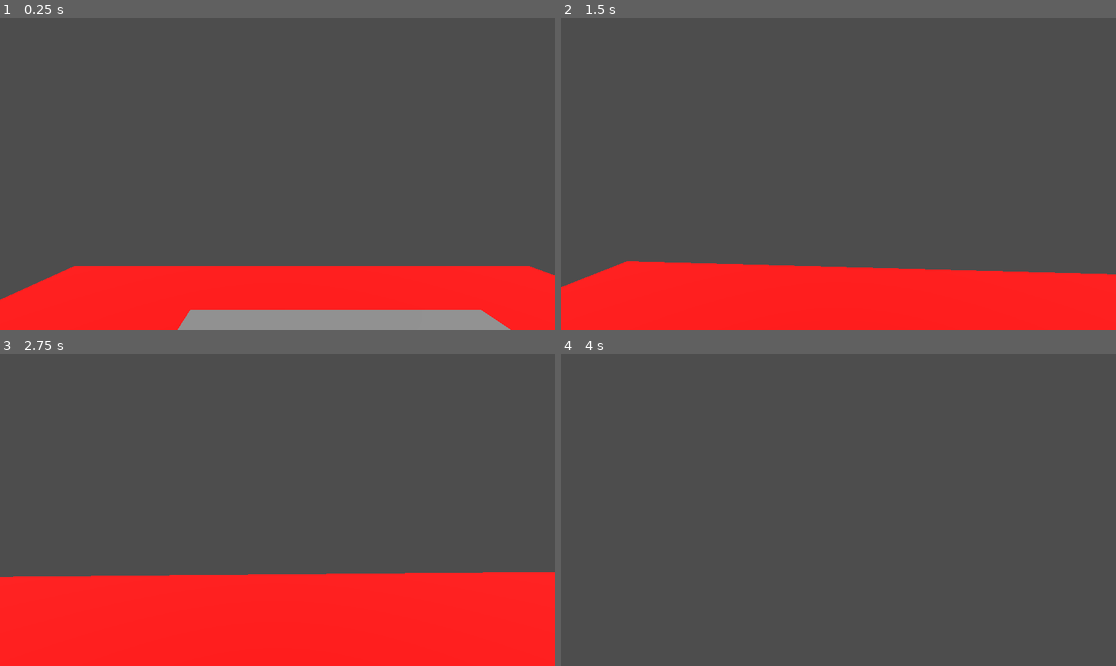
Above: before the commit, frames 1-4 (two rows, left to right).
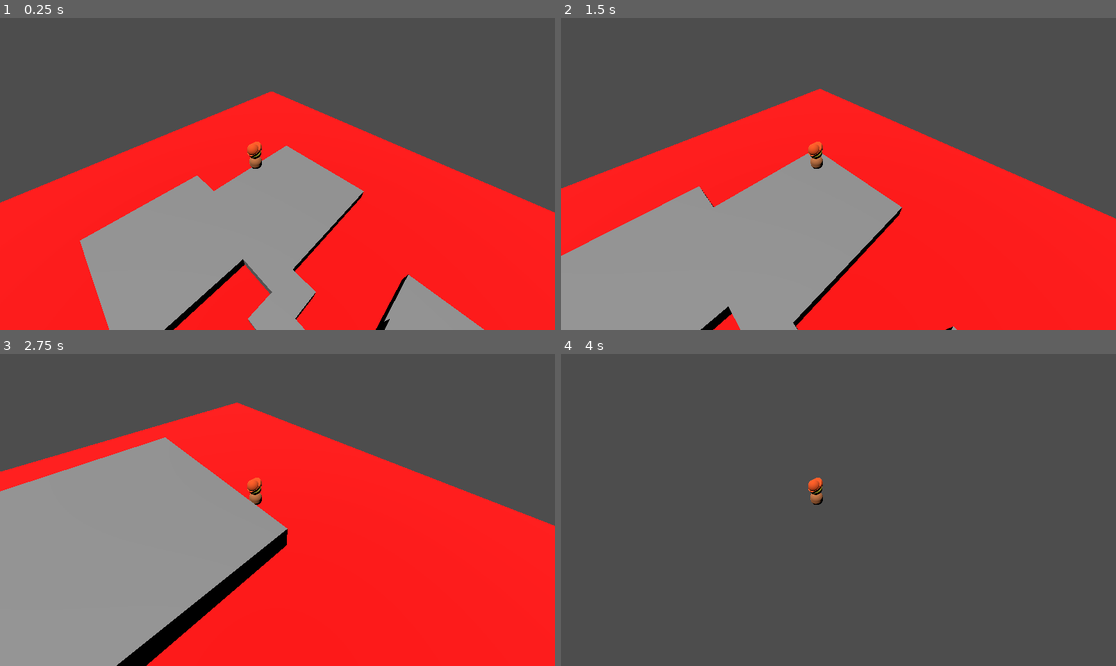
Above: after the commit, the same moments.

Repository: learnictnow/godot-3rd-person-fixed-camera
Game: Godot game, scene res://test_level/test_environment.tscn
The game is run twice, just before and just after one commit, with the same random seed, the same clock (stepped at 60 frames per second) and the same inputs.
Inputs (mouse positions are in pixels of both pictures, inside the frame that each line leads up to):
- Up to frame 1 (0.25 s): no input
- Up to frame 2 (1.5 s): tap Enter (ui_accept) at 0.5, 0.6, 0.77, 1.07, 1.35 s; move the mouse to (866, 174) at 0.52 s; hold Up (ui_up) from 0.53 s (still down); move the mouse to (810, 174) at 1.27 s
- Up to frame 3 (2.75 s): keep holding Up (ui_up); tap Enter (ui_accept) at 1.52, 1.82, 2.1 s; move the mouse to (288, 503) at 2.02 s
- Up to frame 4 (4 s): keep holding Up (ui_up); move the mouse to (832, 516) at 2.77 s; tap Enter (ui_accept) at 2.85, 3.02, 3.32, 3.6, 3.77 s; move the mouse to (877, 513) at 3.52 s

The runs differ from the first frame. In frame 1, 46% of the frame differs, in the area x 0-100%, y 23-100%; in frame 2, 49%; in frame 3, 49%, in the area x 0-100%, y 15-100%; in frame 4, 0.2%.

Commit message:
Fixed Camera added
Movement not setup for direction of player

Diff:
--- /dev/null
+++ b/Player.gd
@@ -0,0 +1,31 @@
+extends CharacterBody3D
+
+
+const SPEED = 5.0
+const JUMP_VELOCITY = 4.5
+
+# Get the gravity from the project settings to be synced with RigidBody nodes.
+var gravity = ProjectSettings.get_setting("physics/3d/default_gravity")
+
+
+func _physics_process(delta):
+	# Add the gravity.
+	if not is_on_floor():
+		velocity.y -= gravity * delta
+
+	# Handle jump.
+	if Input.is_action_just_pressed("ui_accept") and is_on_floor():
+		velocity.y = JUMP_VELOCITY
+
+	# Get the input direction and handle the movement/deceleration.
+	# As good practice, you should replace UI actions with custom gameplay actions.
+	var input_dir = Input.get_vector("ui_left", "ui_right", "ui_up", "ui_down")
+	var direction = (transform.basis * Vector3(input_dir.x, 0, input_dir.y)).normalized()
+	if direction:
+		velocity.x = direction.x * SPEED
+		velocity.z = direction.z * SPEED
+	else:
+		velocity.x = move_toward(velocity.x, 0, SPEED)
+		velocity.z = move_toward(velocity.z, 0, SPEED)
+
+	move_and_slide()
--- a/PlayerFPS.gd
+++ /dev/null
@@ -1,80 +0,0 @@
-extends CharacterBody3D
-
-const SPEED = 5.0
-const JUMP_VELOCITY = 5
-
-# Get the gravity from the project settings to be synced with RigidBody nodes.
-var gravity = ProjectSettings.get_setting("physics/3d/default_gravity")
-
-func _ready():
-	Input.mouse_mode = Input.MOUSE_MODE_CAPTURED
-
-func _input(event):
-	if event is InputEventMouseMotion:
-
-		var sensitivity = 1000
-		rotation.y -= event.relative.x / sensitivity
-		$CameraPivot.rotation.x -= event.relative.y / sensitivity
-		$CameraPivot.rotation.x = clamp($CameraPivot.rotation.x, deg_to_rad(-90), deg_to_rad(90) )
-
-func _physics_process(delta):
-	# Add the gravity.
-	if not is_on_floor():
-		velocity.y -= gravity * delta
-
-	# Handle Jump.
-	if Input.is_action_just_pressed("ui_accept") and is_on_floor():
-		velocity.y = JUMP_VELOCITY
-
-	# Get the input direction and handle the movement/deceleration.
-	# As good practice, you should replace UI actions with custom gameplay actions.
-	var input_dir = Input.get_vector("ui_left", "ui_right", "ui_up", "ui_down")
-	var direction = (transform.basis * Vector3(input_dir.x, 0, input_dir.y)).normalized()
-	if direction:
-		velocity.x = direction.x * SPEED
-		velocity.z = direction.z * SPEED
-	else:
-		velocity.x = move_toward(velocity.x, 0, SPEED)
-		velocity.z = move_toward(velocity.z, 0, SPEED)
-	move_and_slide()
-
-
-
-#extends CharacterBody3D
-#
-#@export var spawn_point: Marker3D
-#
-#const SPEED = 5.0
-#const JUMP_VELOCITY = 4.5
-#
-## Get the gravity from the project settings to be synced with RigidBody nodes.
-#var gravity = ProjectSettings.get_setting("physics/3d/default_gravity")
-#
-#func _ready():
-	#global_position = spawn_point.global_position
-#
-#func _physics_process(delta):
-	## Add the gravity.
-	#if not is_on_floor():
-		#velocity.y -= gravity * delta
-#
-	## Handle jump.
-	#if Input.is_action_just_pressed("ui_accept") and is_on_floor():
-		#velocity.y = JUMP_VELOCITY
-#
-	## Get the input direction and handle the movement/deceleration.
-	## As good practice, you should replace UI actions with custom gameplay actions.
-	#var input_dir = Input.get_vector("ui_left", "ui_right", "ui_up", "ui_down")
-	#var direction = (transform.basis * Vector3(input_dir.x, 0, input_dir.y)).normalized()
-	#if direction:
-		#velocity.x = direction.x * SPEED
-		#velocity.z = direction.z * SPEED
-	#else:
-		#velocity.x = move_toward(velocity.x, 0, SPEED)
-		#velocity.z = move_toward(velocity.z, 0, SPEED)
-#
-	#move_and_slide()
-#
-#func respawn():
-	#velocity = Vector3.ZERO
-	#global_position = spawn_point.global_position
--- a/Player.tscn
+++ b/PlayerFixed3RD.tscn
@@ -1,6 +1,6 @@
 [gd_scene load_steps=12 format=3 uid="uid://c4dyfiufsjalg"]
 
-[ext_resource type="Script" path="res://PlayerFPS.gd" id="1_b2pna"]
+[ext_resource type="Script" path="res://Player.gd" id="1_nm2aa"]
 
 [sub_resource type="CapsuleMesh" id="CapsuleMesh_utock"]
 height = 1.2
@@ -33,7 +33,7 @@
 is_hemisphere = true
 
 [node name="Player" type="CharacterBody3D" groups=["Player"]]
-script = ExtResource("1_b2pna")
+script = ExtResource("1_nm2aa")
 
 [node name="Body" type="MeshInstance3D" parent="."]
 transform = Transform3D(-1, 0, 8.74228e-08, 0, 1, 0, -8.74228e-08, 0, -1, 0, -0.5, 0)
@@ -49,7 +49,7 @@
 transform = Transform3D(1, 0, 0, 0, 1, 0, 0, 0, 1, 0, 0.5, 0)
 
 [node name="Camera3D" type="Camera3D" parent="CameraPivot"]
-cull_mask = 1048573
+transform = Transform3D(0.707107, -0.5, 0.5, 0, 0.707107, 0.707107, -0.707107, -0.5, 0.5, 10, 10, 7.5)
 
 [node name="Head" type="MeshInstance3D" parent="CameraPivot"]
 transform = Transform3D(-1, 0, 8.74228e-08, 0, 1, 0, -8.74228e-08, 0, -1, 0, 0, 0)
--- a/project.godot
+++ b/project.godot
@@ -10,7 +10,7 @@
 
 [application]
 
-config/name="Godot First Person Camera (FPS)"
+config/name="Godot Fixed Third Person Camera "
 run/main_scene="res://test_level/test_environment.tscn"
 config/features=PackedStringArray("4.2", "Forward Plus")
 config/icon="res://test_level/icon.svg"
--- a/test_level/test_environment.tscn
+++ b/test_level/test_environment.tscn
@@ -1,7 +1,7 @@
 [gd_scene load_steps=27 format=3 uid="uid://dowvk531n4y5x"]
 
 [ext_resource type="Script" path="res://test_level/RespawnArea.gd" id="1_l3d50"]
-[ext_resource type="PackedScene" uid="uid://c4dyfiufsjalg" path="res://Player.tscn" id="2_lj6sm"]
+[ext_resource type="PackedScene" uid="uid://c4dyfiufsjalg" path="res://PlayerFixed3RD.tscn" id="2_lj6sm"]
 
 [sub_resource type="BoxMesh" id="BoxMesh_m2n6p"]
 size = Vector3(2, 1, 2)
Not shown, changed: README.md
